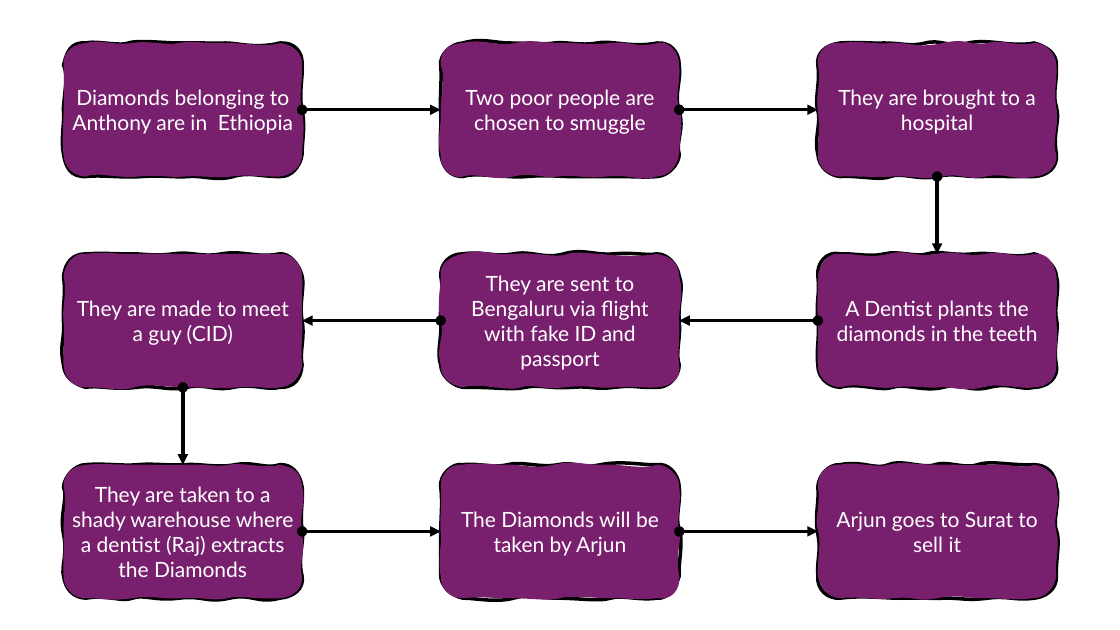
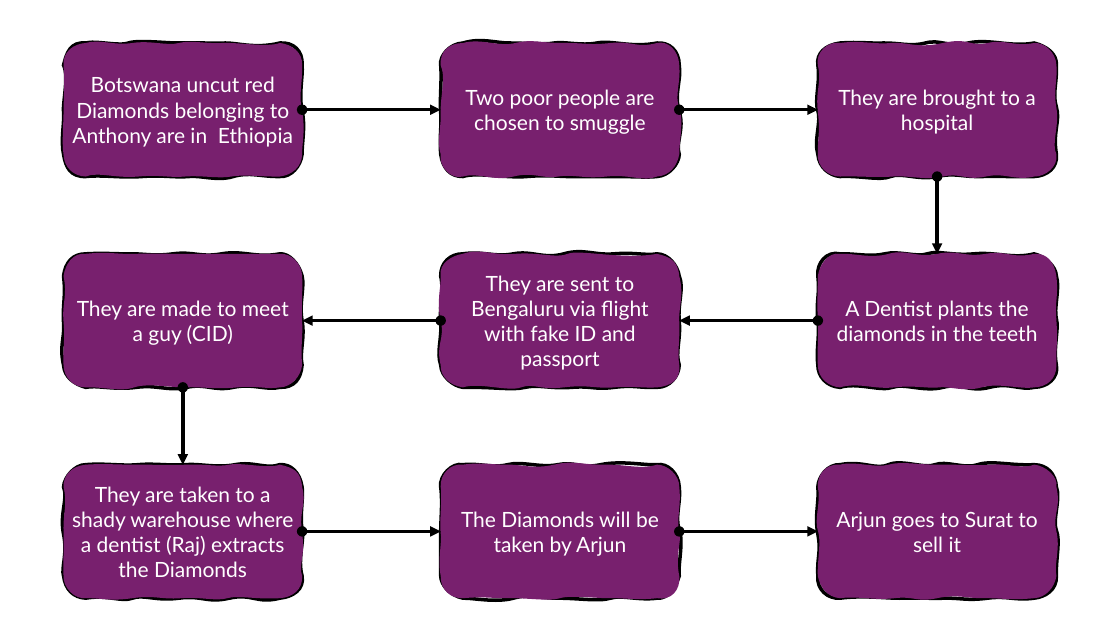
Before and after one commit to arya-prakyath/the-a-films, a slide deck: slide 6 of THE_A_Ideas/Innocent Gems/Innocent Gems - Flows.pptx. Drawn at 1120x630 pixels with LibreOffice and Linux fonts; fonts in the diff are those of the drawing. Boxes give left, top, right and bottom in pixels: in the first picture for what was removed or moved away, otherwise in the second. Text is boxed around its words. In the diff, an @@ line names an element or a change of style, - is before the commit and + after.

```diff
--- a/THE_A_Ideas/Innocent Gems/Innocent Gems - Flows.pptx
+++ b/THE_A_Ideas/Innocent Gems/Innocent Gems - Flows.pptx
@@ text in freeform shape at (72, 76, 293, 147): text changed @@
-Diamonds belonging to Anthony are in Ethiopia
+Botswana uncut red Diamonds belonging to Anthony are in Ethiopia
```
Also in this commit, not shown: 2 other slides changed, 1 slide added, 1 slide removed, 1 other file.
